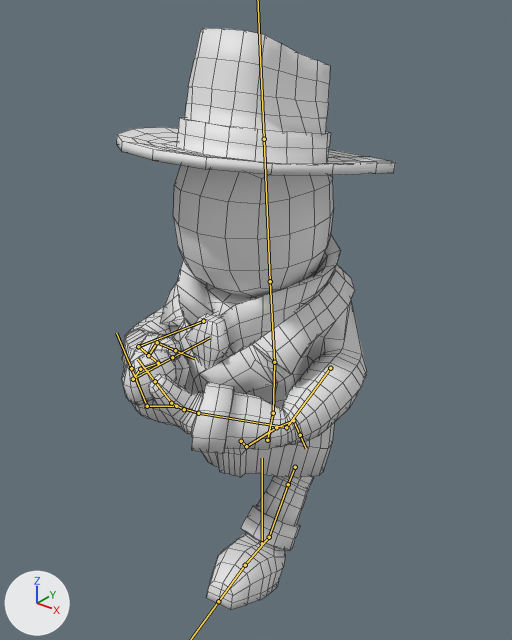
Two versions of the FBX model Assets/_/Content/Meshes/mesh_Character.fbx, one commit apart.
Before and after are seen from a 50 mm camera at (1.44, -1.85, 2.21) aimed at (-0.02, -0.02, 1.07). Arrows for +X, +Y and +Z are at lower left; the lights stay in place. Both versions are drawn at frame 1 of the action 'mesh_Character|anim_Idle'; the numbers are the values there. The bones that bend it are drawn over the model as lines. Mesh edges are drawn as thin lines.

In view in the first picture: 'Character'.
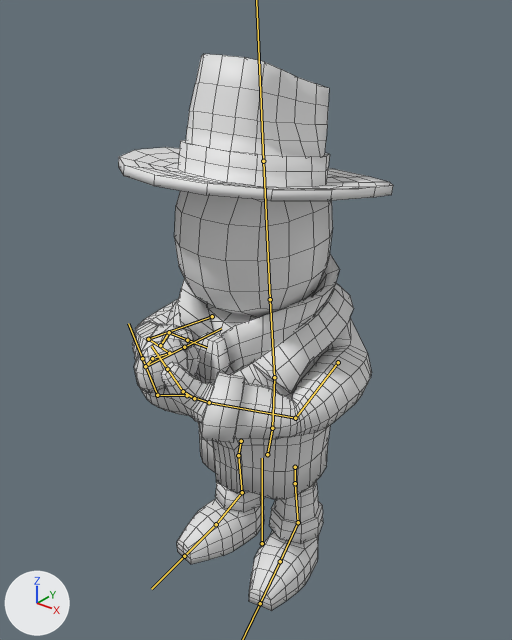
Where the change shows, as pixel boxes [x1, y1, x2, y2] in the pictures (512 x 640 px):
'Character', posed
    before: [116, 28, 395, 610]
    after: [118, 54, 393, 611]
bone 'b_Hip', root to tip
    before: (267, 440) to (273, 413)
    after: (267, 454) to (272, 428)
bone 'b_LegA.L', root to tip
    before: (295, 467) to (288, 484)
    after: (295, 467) to (295, 483)
bone 'b_FootA.L', root to tip
    before: (269, 537) to (245, 565)
    after: (298, 522) to (280, 561)
bone 'b_FootB.L', root to tip
    before: (245, 565) to (218, 601)
    after: (280, 561) to (260, 603)
bone 'b_LegA.R', root to tip
    before: (241, 441) to (246, 446)
    after: (241, 441) to (238, 455)
bone 'b_LegB.R', root to tip
    before: (246, 446) to (276, 427)
    after: (238, 455) to (242, 492)
bone 'b_FootA.R', root to tip
    before: (276, 427) to (293, 420)
    after: (242, 492) to (216, 524)
bone 'b_FootB.R', root to tip
    before: (293, 420) to (300, 435)
    after: (216, 524) to (184, 556)
bone 'b_ArmA.L', root to tip
    before: (330, 368) to (286, 427)
    after: (338, 362) to (295, 418)
bone 'b_ArmA.R', root to tip
    before: (203, 321) to (138, 346)
    after: (212, 316) to (148, 339)

What the commit changed:
Bone 'b_Hip' (bone_b_hip) moves from (0.0, 0.068, 0.021) to (0.0, 0.0, 0.0).
Bone 'b_LegA.L' (bone_b_lega_l) turns from (42, -4, -1) to (0, 0, 0) degrees about its own x, y and z.
Bone 'b_FootA.L' (bone_b_foota_l) turns from (-11, 1, -1) to (0, 0, 0) degrees about its own x, y and z.
Bone 'b_FootB.L' (bone_b_footb_l) turns from (-12, 2, 0) to (0, 0, 0) degrees about its own x, y and z.
Bone 'b_LegA.R' (bone_b_lega_r) turns from (-45, -4, 2) to (0, 0, 0) degrees about its own x, y and z.
Bone 'b_LegB.R' (bone_b_legb_r) turns from (-33, -1, 0) to (0, 0, 0) degrees about its own x, y and z.
Bone 'b_FootA.R' (bone_b_foota_r) turns from (-51, -5, 4) to (0, 0, 0) degrees about its own x, y and z.
Bone 'b_FootB.R' (bone_b_footb_r) turns from (28, 4, 1) to (0, 0, 0) degrees about its own x, y and z.
Bone 'b_ArmA.L' (bone_b_arma_l) moves from (0.0, 0.0, 0.0) to (0.0, 0.011, -0.05).
Bone 'b_ArmA.L' (bone_b_arma_l) turns from (95, 13, 0) to (95, 11, 0) degrees about its own x, y and z.
Bone 'b_ArmA.R' (bone_b_arma_r) moves from (0.0, 0.0, 0.0) to (0.0, 0.011, -0.05).
Bone 'b_ArmA.R' (bone_b_arma_r) turns from (96, 1, 1) to (96, 3, 1) degrees about its own x, y and z.
